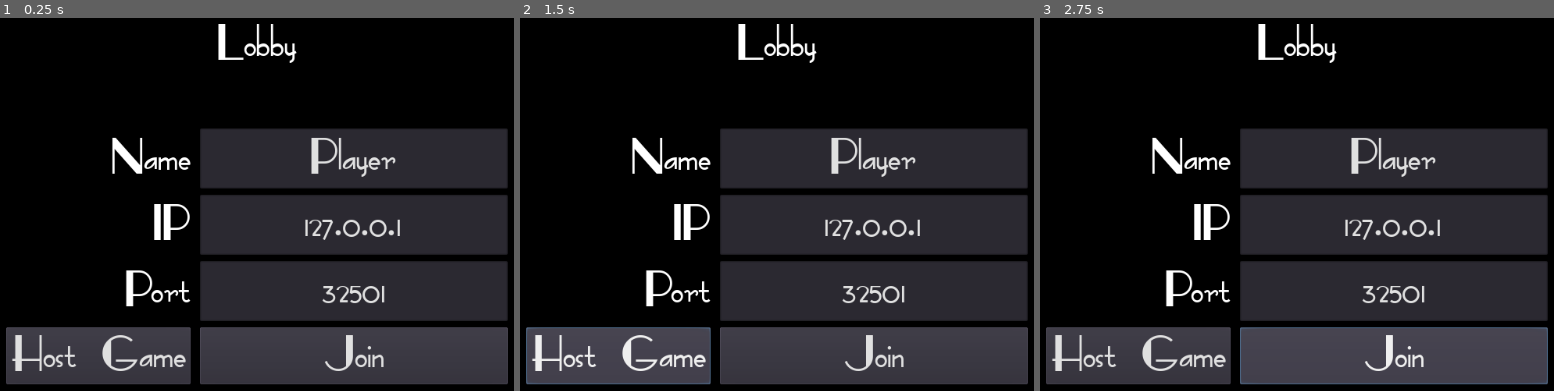
Above: before the commit, frames 1-3 (left to right).
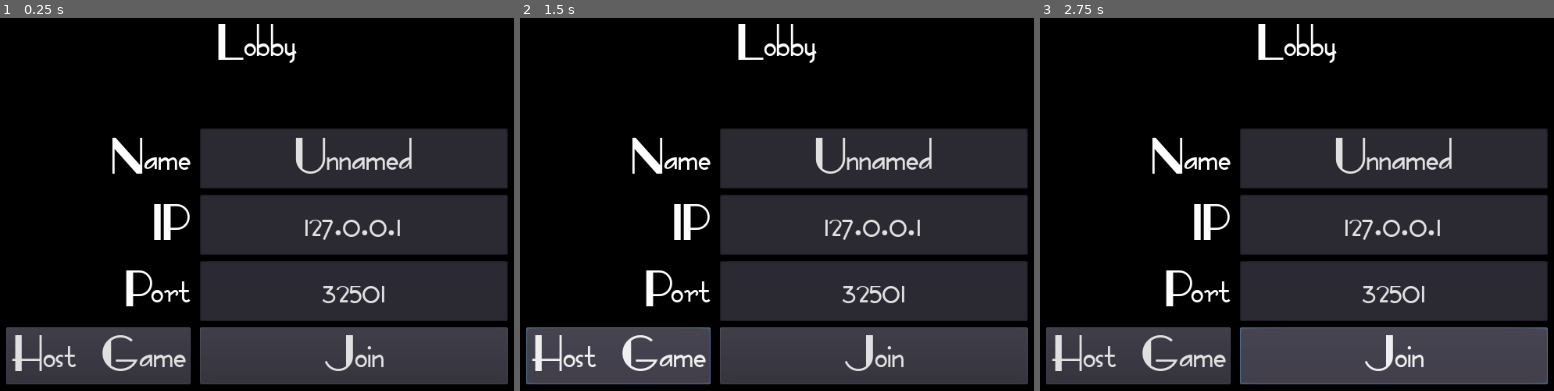
Above: after the commit, the same moments.

Repository: Vardantex/Getaway-Tutorial
Game: Godot game, scene res://Lobby/Lobby.tscn
Two runs of this game, one before a commit and one after it. Both use one fixed random seed, a clock stepped at 60 frames per second and the inputs below.
Inputs:
- Up to frame 1 (0.25 s): no input
- Up to frame 2 (1.5 s): tap Enter at 0.5 s; click "Host Game" at 1.25 s
- Up to frame 3 (2.75 s): click "Join" at 2 s

The runs differ from the first frame. In frame 1, 0.8% of the frame differs, in the area x 57-81%, y 32-43%; in frame 2, 0.8%; in frame 3, 0.8%.

Commit message:
Function: Saving the game via JSON

Diff:
--- a/Godot Getaway/Lobby/Lobby.gd
+++ b/Godot Getaway/Lobby/Lobby.gd
@@ -2,7 +2,7 @@
 
 
 func _ready() -> void:
-	pass
+	$VBoxContainer/CenterContainer/GridContainer/NameTextBox.text = Saves.save_data["Player_name"]
 
 
 func _on_HostButton_pressed() -> void:
--- /dev/null
+++ b/Godot Getaway/Saves/SavedGame.json
@@ -0,0 +1 @@
+{"Player_name":"Unnamed"}
--- /dev/null
+++ b/Godot Getaway/Saves/Saves.gd
@@ -0,0 +1,36 @@
+extends Node
+
+var save_data = {}
+const SAVEGAME = "res://Saves/SavedGame.json"
+
+func _ready() -> void:
+	#get the save data on startup
+	save_data = get_data()
+
+#Method to open save data
+func get_data():
+	var file = File.new()
+
+	#Check if there is no file with this name
+	if not file.file_exists(SAVEGAME):
+		#Make a dictionary: {key:value}
+		save_data = {"Player_name": "Unnamed"}
+		save_game()
+
+	#read the saved json file (Path, Read the json file)
+	file.open(SAVEGAME, File.READ)
+	#convert file as a txt
+	var content = file.get_as_text()
+	#pass the content to a var
+	var data = parse_json(content)
+	save_data = data
+	file.close()
+	return(data)
+
+
+func save_game():
+#Create a new file to save the game
+	var save_game = File.new()
+	#write the saved json file
+	save_game.open(SAVEGAME, File.WRITE)
+	save_game.store_line(to_json(save_data))
--- a/Godot Getaway/project.godot
+++ b/Godot Getaway/project.godot
@@ -17,6 +17,7 @@
 [autoload]
 
 Network="*res://Networking/Network.gd"
+Saves="*res://Saves/Saves.gd"
 
 [gui]
 
